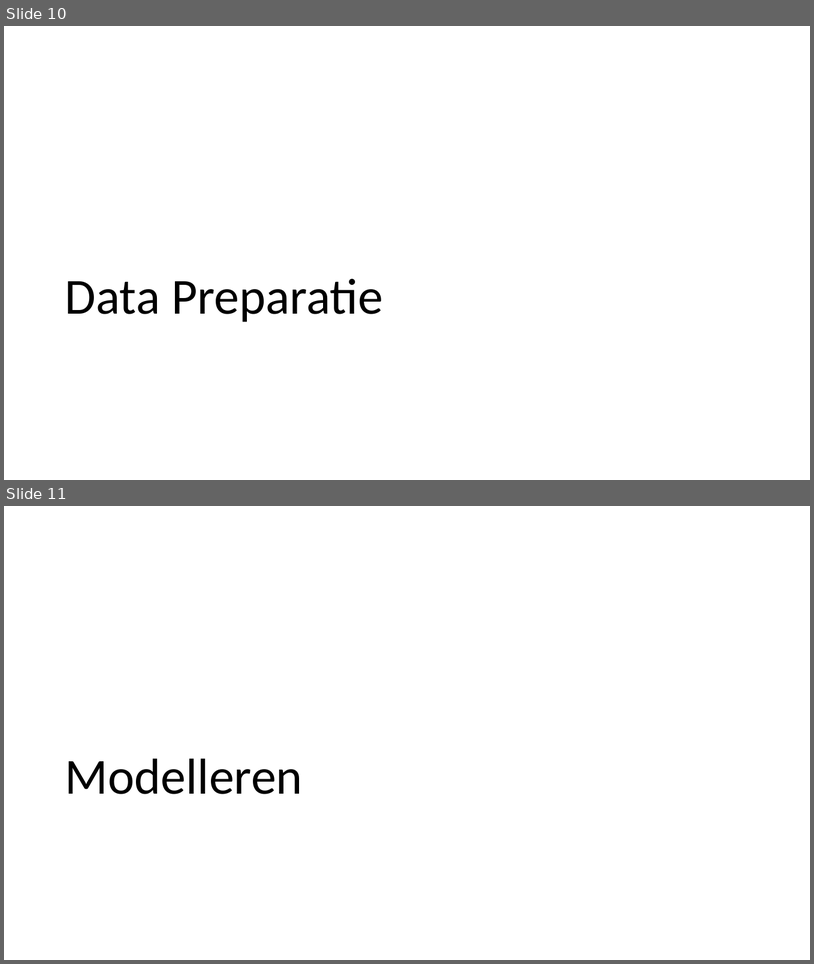
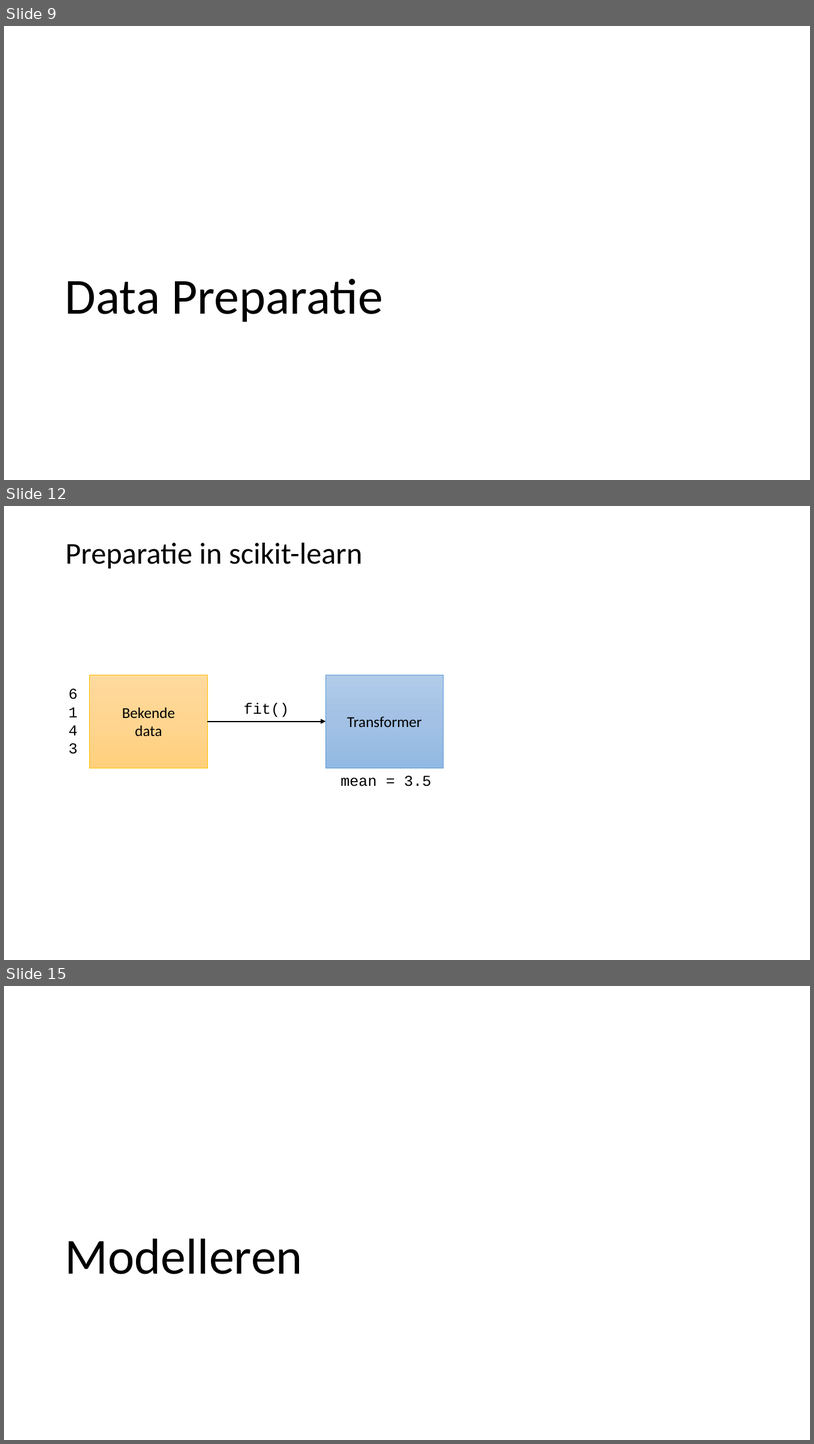
Before and after one commit to LFKoning/knowledge-sharing, a slide deck: python_trainees/4_scikit_learn/python_traineeship_4.pptx. Shown one above the other, each under a label of ours: slides 10 and 11 before the commit, slides 9, 12 and 15 after it; the slides between them are not shown. The pictures are 814x964 and 814x1444 pixels, drawn with LibreOffice and Linux fonts; fonts in the diff are those of the drawing. Boxes give left, top, right and bottom in pixels: in the first picture for what was removed or moved away, otherwise in the second. Text is boxed around its words. In the diff, an @@ line names an element or a change of style, - is before the commit and + after.

```diff
--- a/python_trainees/4_scikit_learn/python_traineeship_4.pptx
+++ b/python_trainees/4_scikit_learn/python_traineeship_4.pptx
@@ slide 12 added at (4,506,810,960), background #FFFFFF @@
@@ title added at (65,543,362,568), 36 pt, text #000000 @@
+Preparatie in scikit-learn
@@ rectangle added at (90,675,208,768), fill gradient #FFDB9E to #FFD590 to #FFD07C, outline #FFC000 0.5 pt, 18 pt, text #000000 @@
+Bekende
+data
@@ rectangle added at (326,675,444,768), fill gradient #B1CBE9 to #A3C1E5 to #93B9E4, outline #5B9BD5 0.5 pt, 18 pt, text #000000 @@
+Transformer
@@ text added at (69,688,78,754), 18 pt, text #000000 @@
+6
+1
+4
+3
@@ text added at (244,703,290,717), 18 pt, text #000000 @@
+fit()
@@ arrow added from (208, 721) to (326, 721), #000000 1.5 pt @@
@@ text added at (341,775,431,786), 18 pt, text #000000 @@
+mean = 3.5
@@ what was slide 10 is now slide 9 @@
@@ what was slide 11 is now slide 15 @@
```
Also in this commit, not shown: 6 slides changed, 4 other slides added, 1 slide removed.
